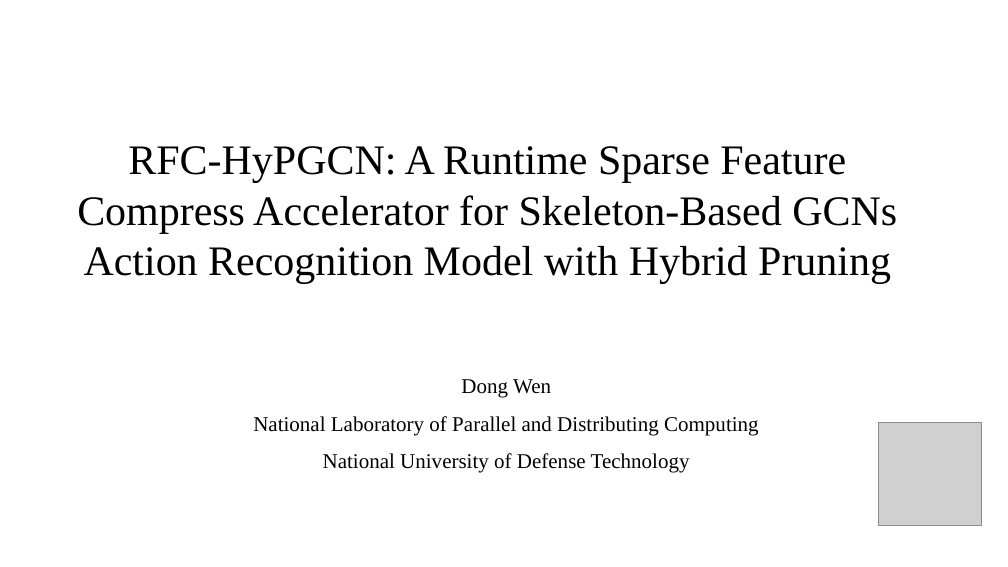
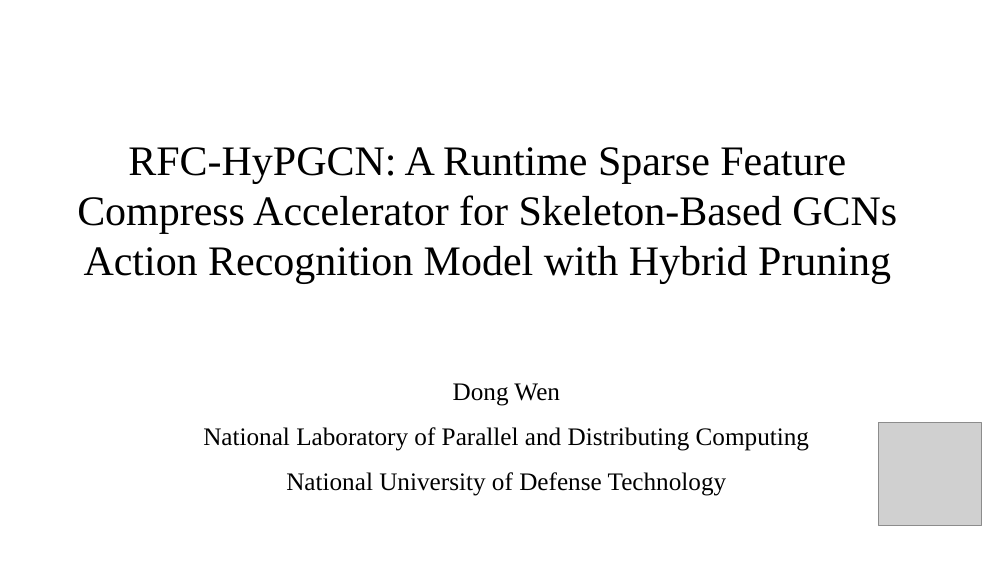
Before and after one commit to HuiLanAi/XUZHOUBEI-Station, a slide deck: slide 1 of Video/RFC-HyPGCN.pptx. Drawn at 1008x567 pixels with LibreOffice and Linux fonts; fonts in the diff are those of the drawing; grey boxes stand for pictures; background and template pictures are left out. Boxes give left, top, right and bottom in pixels: in the first picture for what was removed or moved away, otherwise in the second. Text is boxed around its words. In the diff, an @@ line names an element or a change of style, - is before the commit and + after.

```diff
--- a/Video/RFC-HyPGCN.pptx
+++ b/Video/RFC-HyPGCN.pptx
@@ text at (x1=203, y1=383, x2=809, y2=496): size 20 to 24 pt in "Dong Wen", "National Laboratory of Parallel and Distributing Computing", "National University of Defense Technology" @@
```
Also in this commit, not shown: 12 slides added, 8 slides removed, 1 other file.
